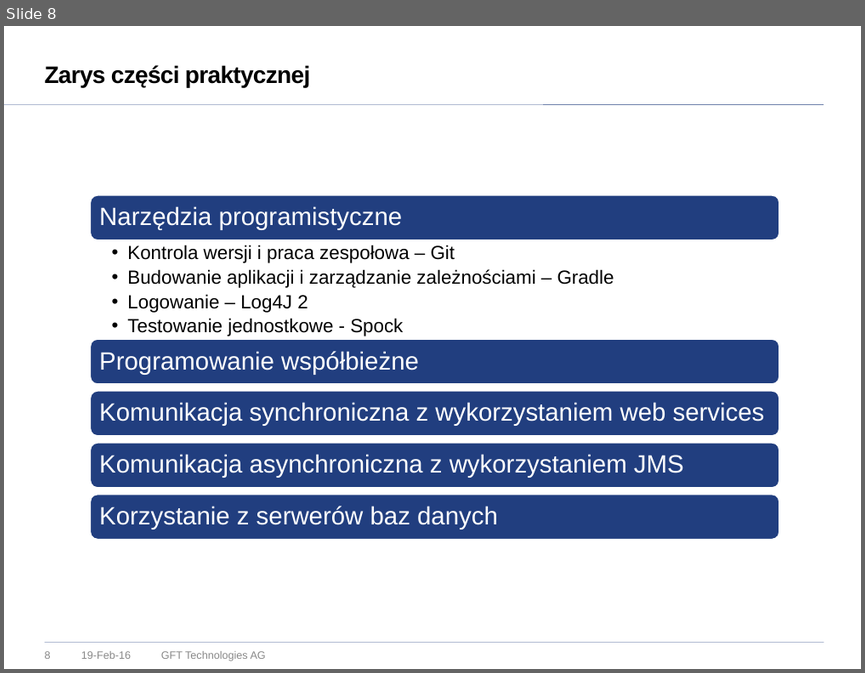
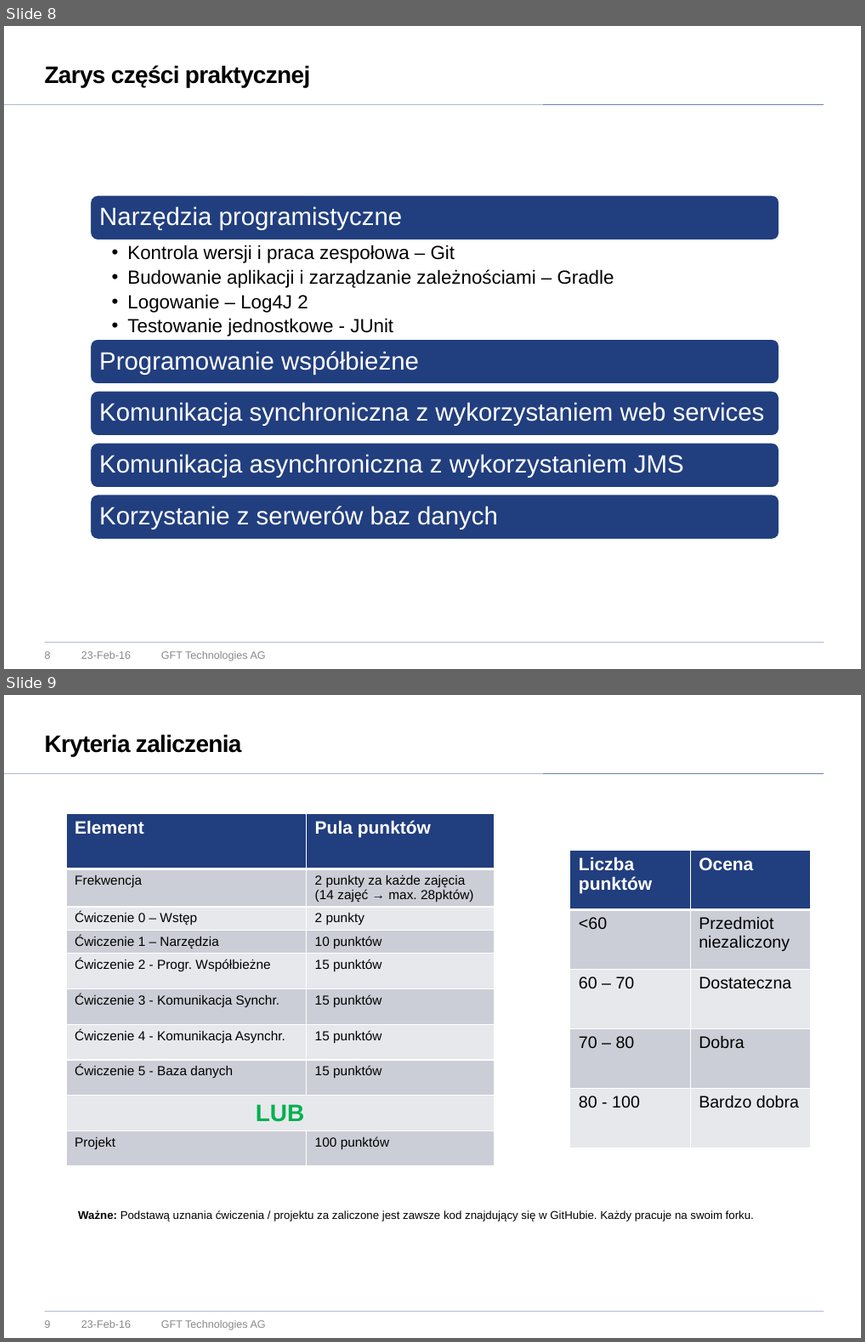
Before and after one commit to vego1mar/exercise0, a slide deck: WDSR - zarys programu.pptx. Shown one above the other, each under a label of ours: slide 8 before the commit, slides 8 and 9 after it. The pictures are 865x673 and 865x1342 pixels, drawn with LibreOffice and Linux fonts; fonts in the diff are those of the drawing; background and template pictures are left out. Boxes give left, top, right and bottom in pixels: in the first picture for what was removed or moved away, otherwise in the second. Text is boxed around its words. In the diff, an @@ line names an element or a change of style, - is before the commit and + after.

```diff
--- a/WDSR - zarys programu.pptx
+++ b/WDSR - zarys programu.pptx
@@ slide 9 added at [4, 695, 861, 1338], background #FFFFFF; not listed: 2 template elements that a slide beside it also shows @@
@@ title added at [45, 734, 242, 756], 20 pt, text #000000, bold @@
+Kryteria zaliczenia
@@ table added at [67, 814, 494, 1172], 10 rows, 2 columns @@
+Element | Pula punktów
+Frekwencja | 2 punkty za każde zajęcia / (14 zajęć → max. 28pktów)
+Ćwiczenie 0 – Wstęp | 2 punkty
+Ćwiczenie 1 – Narzędzia | 10 punktów
+Ćwiczenie 2 - Progr. Współbieżne | 15 punktów
+Ćwiczenie 3 - Komunikacja Synchr. | 15 punktów
+Ćwiczenie 4 - Komunikacja Asynchr. | 15 punktów
+Ćwiczenie 5 - Baza danych | 15 punktów
+LUB | 
+Projekt | 100 punktów
@@ table added at [570, 850, 811, 1148], 5 rows, 2 columns @@
+Liczba punktów | Ocena
+<60 | Przedmiot niezaliczony
+60 – 70 | Dostateczna
+70 – 80 | Dobra
+80 - 100 | Bardzo dobra
@@ text added at [78, 1210, 754, 1221], 9.5 pt, text #000000 @@
+Ważne: Podstawą uznania ćwiczenia / projektu za zaliczone jest zawsze kod znajdujący się w GitHubie. Każdy pracuje na swoim forku.
@@ page number added at [45, 1320, 51, 1327], 9 pt, text #898989 @@
+9
@@ text added at [81, 1320, 131, 1327], 9 pt, text #898989 @@
+23-Feb-16
@@ text added at [161, 1320, 266, 1330], 9 pt, text #898989 @@
+GFT Technologies AG
@@ slide 8 changed as well @@
@@ text at [127, 318, 393, 336]: text changed @@
-  •• Testowanie jednostkowe - Spock
+  •• Testowanie jednostkowe - JUnit
@@ text at [81, 651, 131, 658]: text changed @@
-19-Feb-16
+23-Feb-16
```
Also in this commit, not shown: 10 other slides changed.
